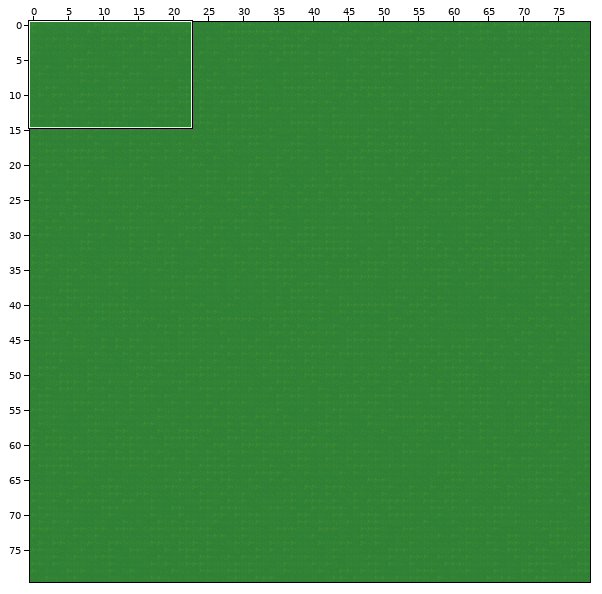
Two states of a Tiled map, Some2DRPG/Some2DRPGContent/Maps/sandbox.tmx. Above, an overview of the earlier version with the close-up marked.
Close-up. First the earlier version:
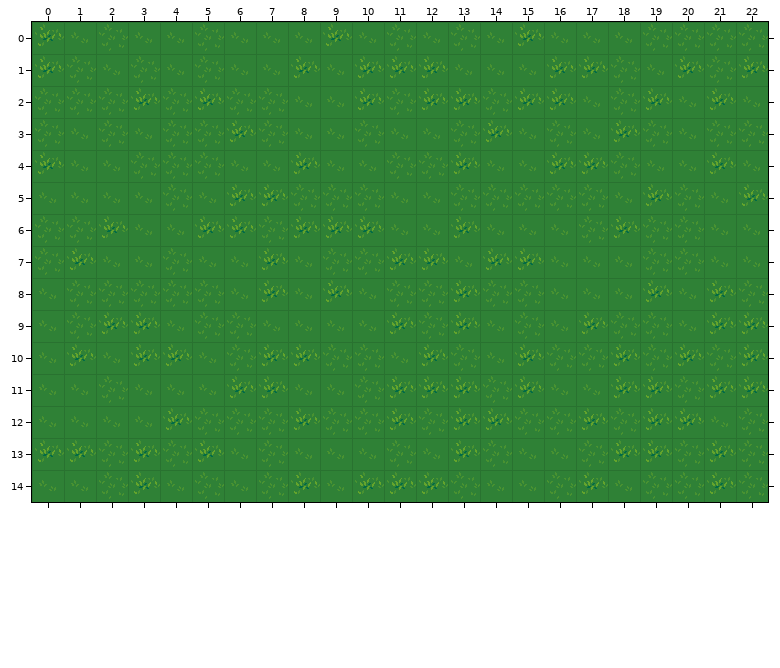
Cells are 32x32 px. Shown: x 0..22, y 0..14.
After the commit:
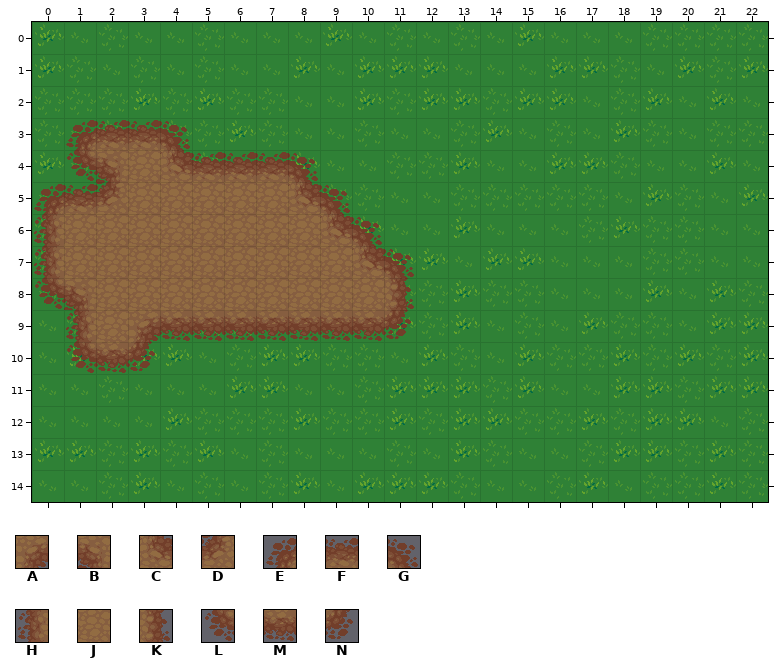
Key: from "dirt2": A 1, B 2, C 4, D 5, E 6, F 7, G 8, H 9, J 10, K 11, L 12, M 13, N 14.
_ is an empty cell.
Tiles of an added or newly shown layer are drawn over the layers below it.
From old to new:
{"where": "layer \"Tile Layer 2\" (added)"}
{"y":3,"x":1,"old":"____","new":"EFFG"}
{"y":4,"x":1,"old":"________","new":"LBJCFFFG"}
{"y":5,"x":0,"old":"__________","new":"EFDJJJJJCG"}
{"y":6,"x":0,"old":"___________","new":"HJJJJJJJJCG"}
{"y":7,"x":0,"old":"____________","new":"HJJJJJJJJJCG"}
{"y":8,"x":0,"old":"____________","new":"LBJJJJJJJJJK"}
{"y":9,"x":1,"old":"___________","new":"HJAMMMMMMMN"}
{"y":10,"x":1,"old":"___","new":"LMN"}
{"label":"added","picture_box":[34,120,414,373]}
